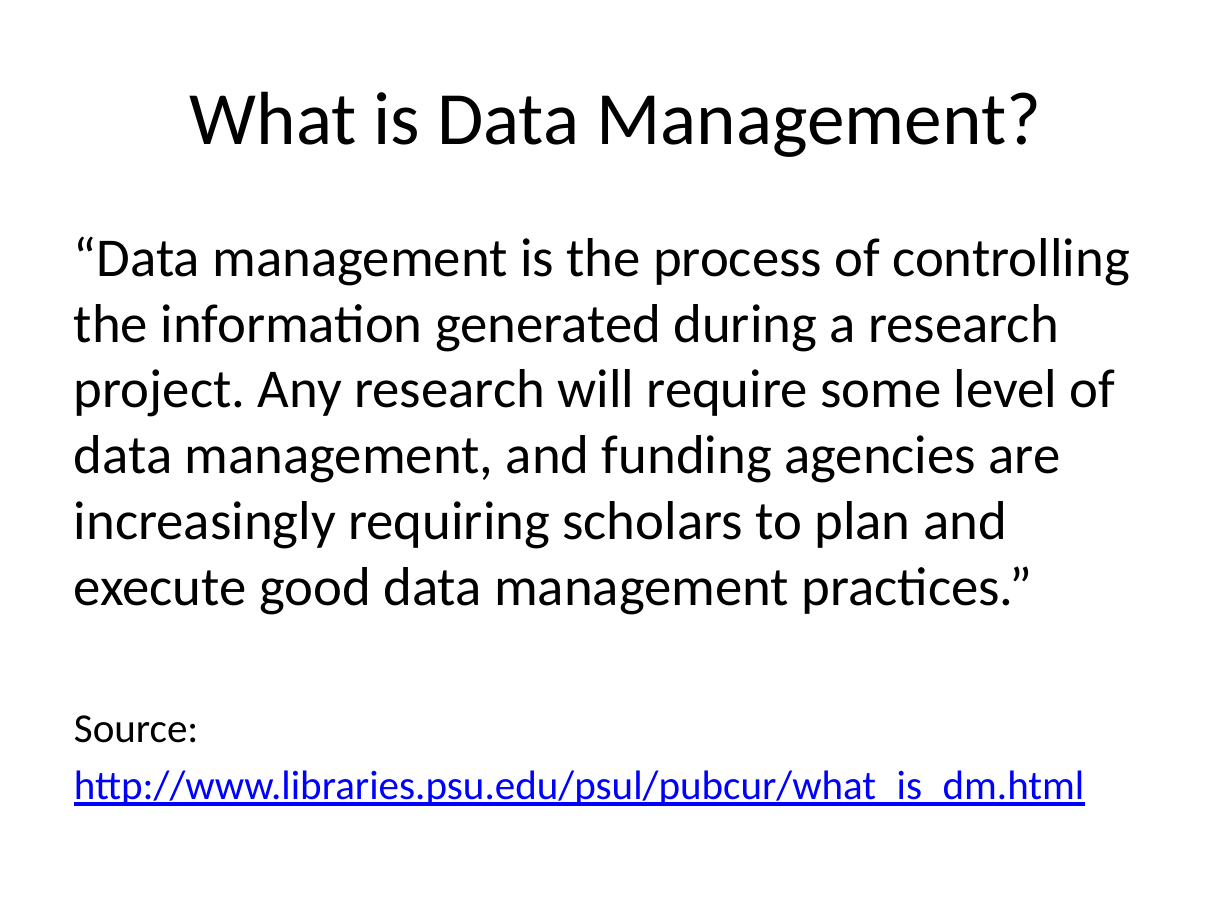
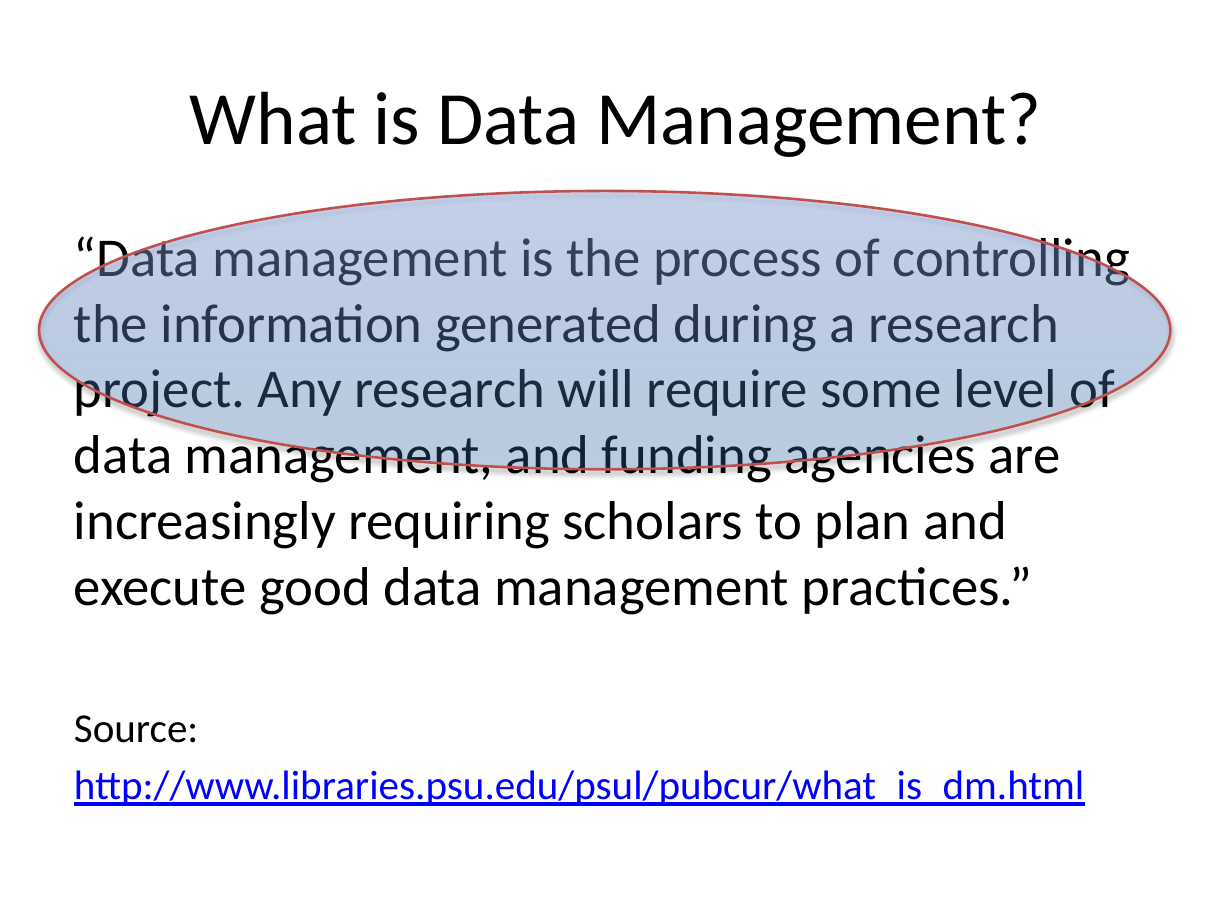
Before and after one commit to NCEAS/oss-2014, a slide deck: slide 11 of day-03/DataMgmnt_v0.pptx. Drawn at 1232x924 pixels with LibreOffice and Linux fonts; fonts in the diff are those of the drawing. Boxes give left, top, right and bottom in pixels: in the first picture for what was removed or moved away, otherwise in the second. Text is boxed around its words. In the diff, an @@ line names an element or a change of style, - is before the commit and + after.

```diff
--- a/day-03/DataMgmnt_v0.pptx
+++ b/day-03/DataMgmnt_v0.pptx
@@ ellipse added at <box>39,191,1170,469</box>, fill gradient #3F80CE to #A4C4FF, outline #C0504D 1.5 pt @@
```
Also in this commit, not shown: 9 other slides changed, 8 slides added, 1 slide removed.
